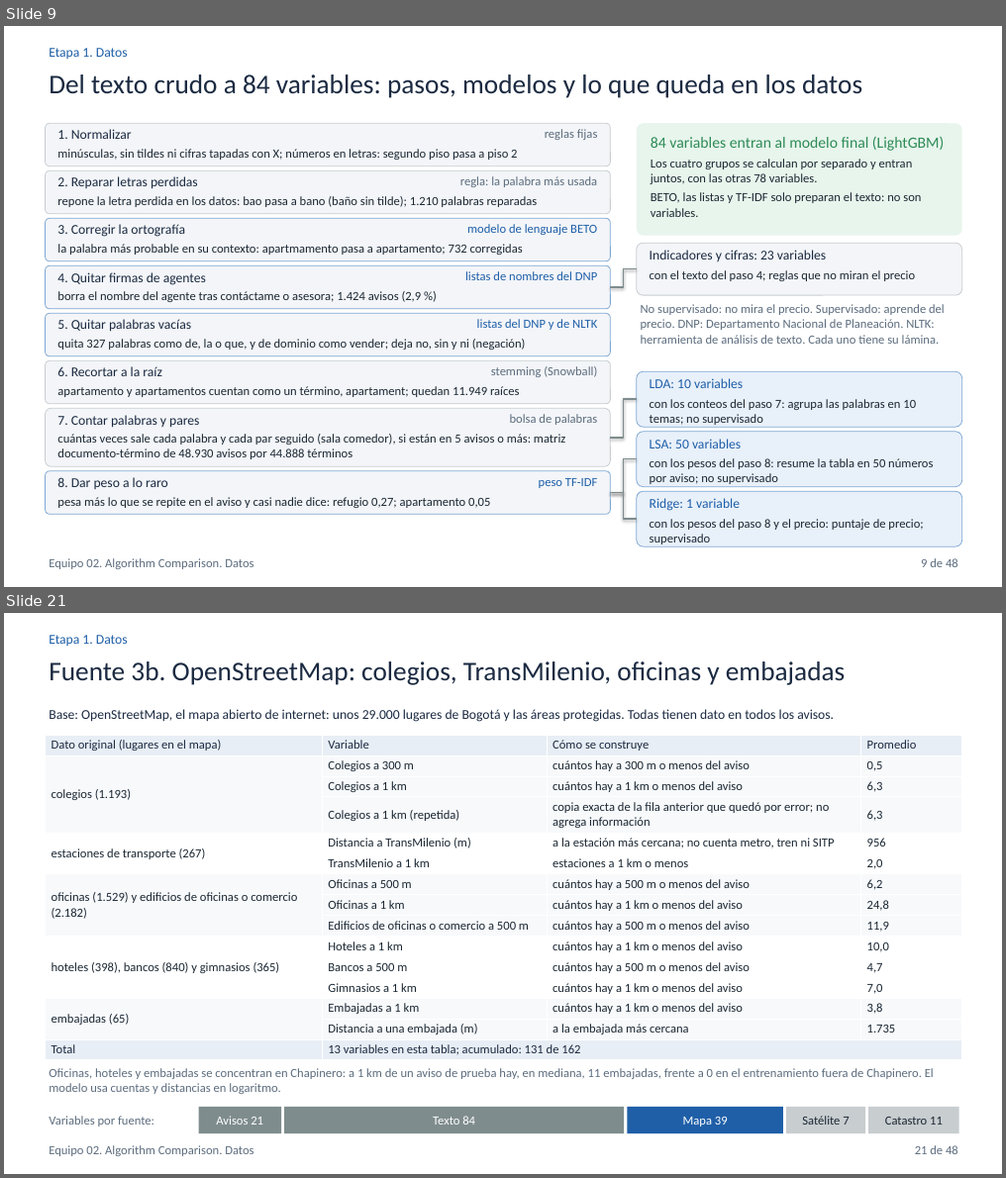
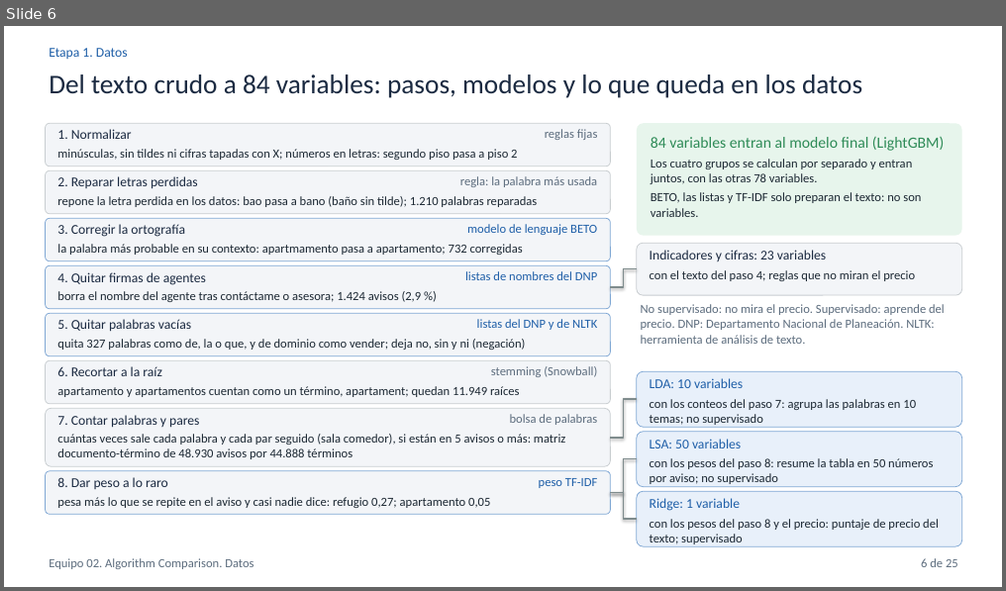
Before and after one commit to hsaguilera/BDML-PS03, a slide deck: 03_slides/compare_equipo_02.pptx. Shown one above the other, each under a label of ours: slides 9 and 21 before the commit, slide 6 after it; the slides between them are not shown. The pictures are 1006x1178 and 1006x591 pixels, drawn with LibreOffice and Linux fonts; fonts in the diff are those of the drawing. Boxes give left, top, right and bottom in pixels: in the first picture for what was removed or moved away, otherwise in the second. Text is boxed around its words. In the diff, an @@ line names an element or a change of style, - is before the commit and + after.

Commit message:
Reduce las presentaciones finales a 27 y 25 láminas para la exposición
Best Model Deep Dive queda con 27 láminas y Algorithm Comparison con 25,
con las cifras verificadas, las notas del orador recortadas para unos 20
minutos y el mapa de láminas del README actualizado. Los PDF de 03_slides
son los entregados.

```diff
--- a/03_slides/compare_equipo_02.pptx
+++ b/03_slides/compare_equipo_02.pptx
@@ slide 21 removed at (4,613,1002,1174), background #FFFFFF @@
@@ text removed at (49,635,128,646) @@
-Etapa 1. Datos
@@ text removed at (49,662,845,685) @@
-Fuente 3b. OpenStreetMap: colegios, TransMilenio, oficinas y embajadas
@@ text removed at (49,709,834,722) @@
-Base: OpenStreetMap, el mapa abierto de internet: unos 29.000 lugares de Bogotá y las áreas protegidas. Todas tienen dato en todos los avisos.
@@ table removed at (46,735,962,1060), 15 rows, 4 columns @@
-Dato original (lugares en el mapa) | Variable | Cómo se construye | Promedio
-colegios (1.193) | Colegios a 300 m | cuántos hay a 300 m o menos del aviso | 0,5
- | Colegios a 1 km | cuántos hay a 1 km o menos del aviso | 6,3
- | Colegios a 1 km (repetida) | copia exacta de la fila anterior que quedó por error; no agrega información | 6,3
-estaciones de transporte (267) | Distancia a TransMilenio (m) | a la estación más cercana; no cuenta metro, tren ni SITP | 956
- | TransMilenio a 1 km | estaciones a 1 km o menos | 2,0
-oficinas (1.529) y edificios de oficinas o comercio (2.182) | Oficinas a 500 m | cuántos hay a 500 m o menos del aviso | 6,2
- | Oficinas a 1 km | cuántos hay a 1 km o menos del aviso | 24,8
- | Edificios de oficinas o comercio a 500 m | cuántos hay a 500 m o menos del aviso | 11,9
-hoteles (398), bancos (840) y gimnasios (365) | Hoteles a 1 km | cuántos hay a 1 km o menos del aviso | 10,0
- | Bancos a 500 m | cuántos hay a 500 m o menos del aviso | 4,7
- | Gimnasios a 1 km | cuántos hay a 1 km o menos del aviso | 7,0
-embajadas (65) | Embajadas a 1 km | cuántos hay a 1 km o menos del aviso | 3,8
- | Distancia a una embajada (m) | a la embajada más cercana | 1.735
-Total | 13 variables en esta tabla; acumulado: 131 de 162 |  | 
@@ text removed at (49,1068,934,1094) @@
-Oficinas, hoteles y embajadas se concentran en Chapinero: a 1 km de un aviso de prueba hay, en mediana, 11 embajadas, frente a 0 en el entrenamiento fuera de Chapinero. El modelo usa cuentas y distancias en logaritmo.
@@ text removed at (49,1116,154,1127) @@
-Variables por fuente:
@@ rectangle removed at (199,1107,281,1134) @@
@@ text removed at (216,1116,263,1125) @@
-Avisos 21
@@ rectangle removed at (284,1107,624,1134) @@
@@ text removed at (433,1116,475,1125) @@
-Texto 84
@@ rectangle removed at (627,1107,783,1134) @@
@@ text removed at (683,1117,728,1127) @@
-Mapa 39
@@ rectangle removed at (786,1107,865,1134) @@
@@ text removed at (802,1116,848,1125) @@
-Satélite 7
@@ rectangle removed at (868,1107,959,1134) @@
@@ text removed at (885,1117,943,1125) @@
-Catastro 11
@@ text removed at (49,1146,253,1157) @@
-Equipo 02. Algorithm Comparison. Datos
@@ text removed at (915,1146,958,1155) @@
-21 de 48
@@ what was slide 9 is now slide 6 @@
@@ slide 6 changed as well @@
@@ text at (641,304,944,344): text changed @@
-No supervisado: no mira el precio. Supervisado: aprende del precio. DNP: Departamento Nacional de Planeación. NLTK: herramienta de análisis de texto. Cada uno tiene su lámina.
+No supervisado: no mira el precio. Supervisado: aprende del precio. DNP: Departamento Nacional de Planeación. NLTK: herramienta de análisis de texto.
@@ text at (649,519,939,545): text changed @@
-con los pesos del paso 8 y el precio: puntaje de precio; supervisado
+con los pesos del paso 8 y el precio: puntaje de precio del texto; supervisado
@@ text at (921,559,958,568): text changed @@
-9 de 48
+6 de 25
```
Also in this commit, not shown: 24 other slides changed, 22 other slides removed, 9 other files.
